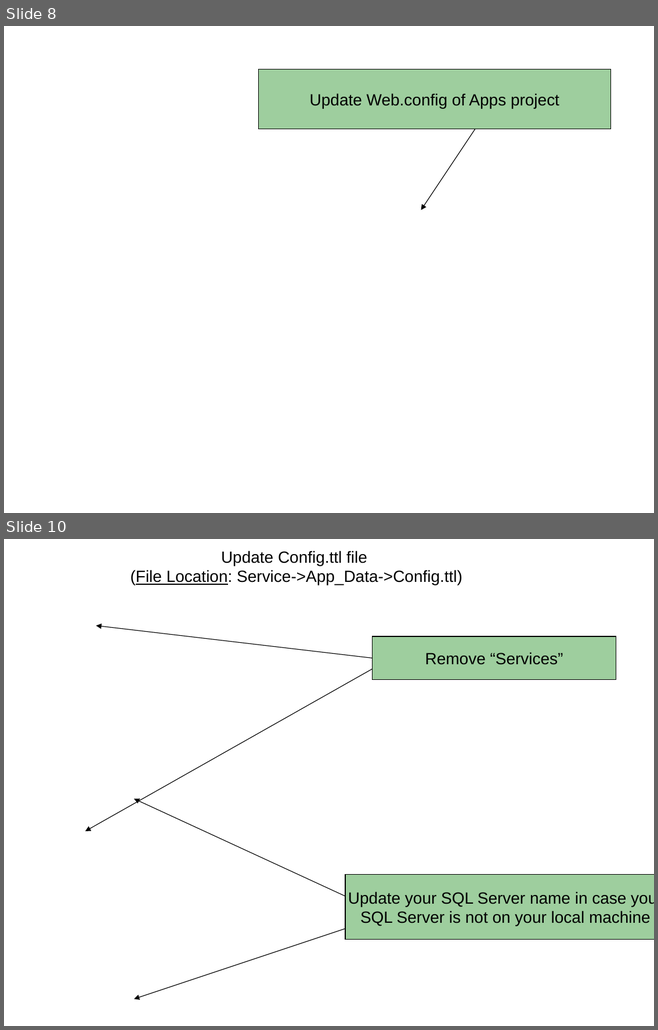
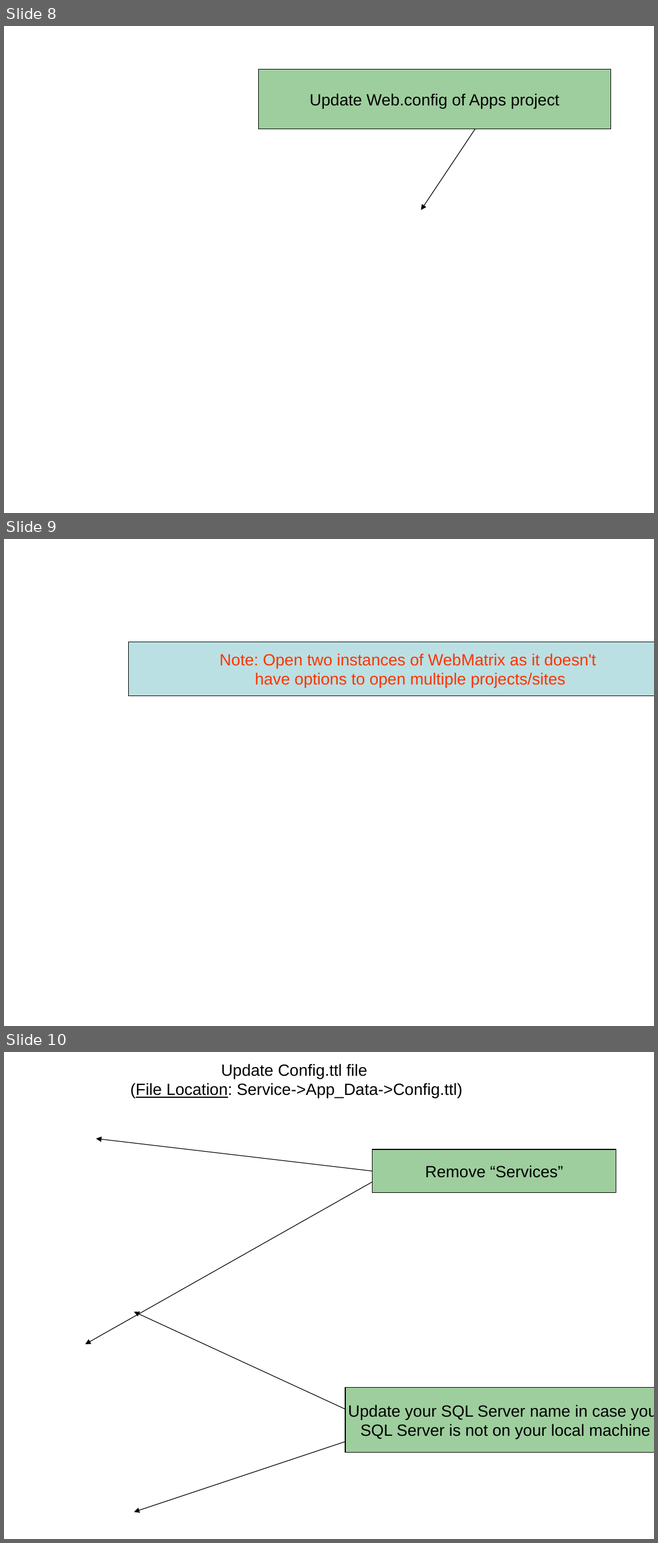
Before and after one commit to heyena/iring-tools, a slide deck: trunk/Documentation/iRing Setup on WebMartrix.ppt. Shown one above the other, each under a label of ours: slides 8 and 10 before the commit, slides 8, 9 and 10 after it; the slides between them are not shown. The pictures are 658x1030 and 658x1543 pixels, drawn with LibreOffice and Linux fonts; fonts in the diff are those of the drawing; background and template pictures are left out. Boxes give left, top, right and bottom in pixels: in the first picture for what was removed or moved away, otherwise in the second. Text is boxed around its words. In the diff, an @@ line names an element or a change of style, - is before the commit and + after.

```diff
--- a/trunk/Documentation/iRing Setup on WebMartrix.ppt
+++ b/trunk/Documentation/iRing Setup on WebMartrix.ppt
@@ slide 9 added at (x1=4, y1=539, x2=654, y2=1026), background picture (left out) @@
@@ rectangle added at (x1=129, y1=642, x2=654, y2=696), fill #BBE0E3, outline #000000 0.74 pt, 18 pt, text #FF3300 @@
+Note: Open two instances of WebMatrix as it doesn't
+have options to open multiple projects/sites
```
Also in this commit, not shown: 1 slide removed.
